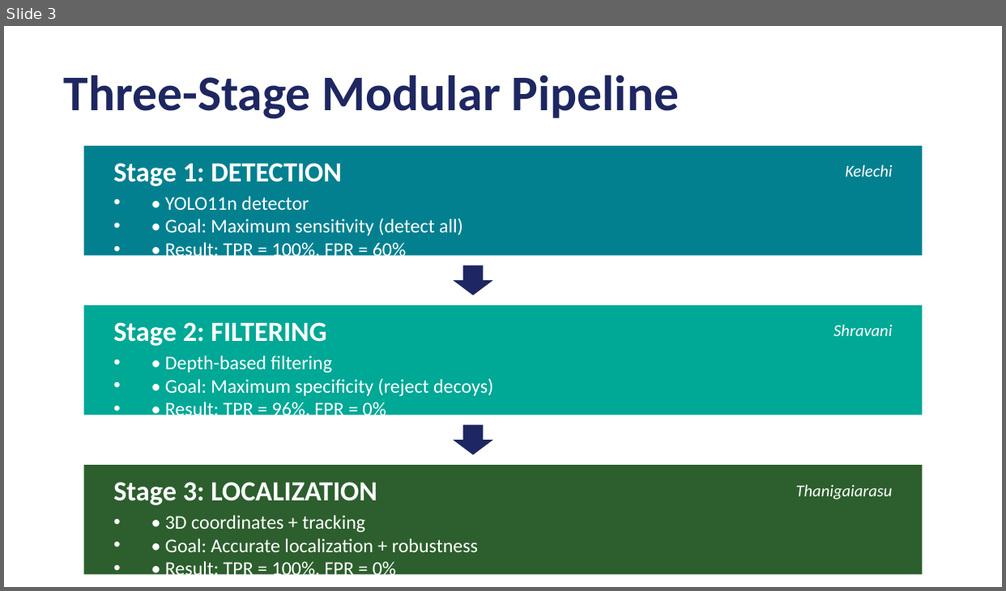
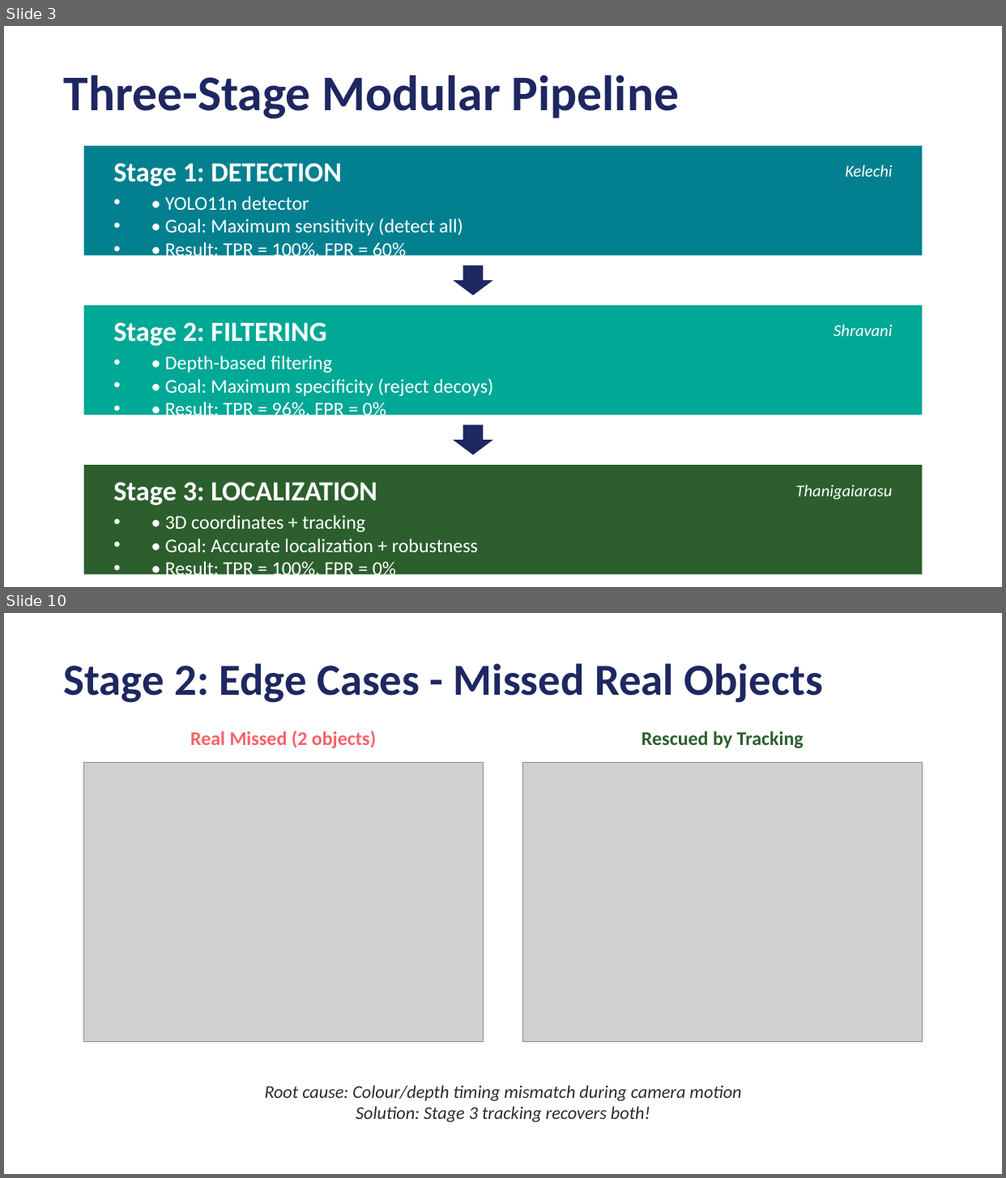
Before and after one commit to ThaniJames/R7020E_Group_7_Object-Detection-and-Localization, a slide deck: Fire_Extinguisher_Detection_Presentation.pptx. Shown one above the other, each under a label of ours: slide 3 before the commit, slides 3 and 10 after it; the slides between them are not shown. The pictures are 1006x591 and 1006x1178 pixels, drawn with LibreOffice and Linux fonts; fonts in the diff are those of the drawing; grey boxes stand for pictures. Boxes give left, top, right and bottom in pixels: in the first picture for what was removed or moved away, otherwise in the second. Text is boxed around its words. In the diff, an @@ line names an element or a change of style, - is before the commit and + after.

```diff
--- a/Fire_Extinguisher_Detection_Presentation.pptx
+++ b/Fire_Extinguisher_Detection_Presentation.pptx
@@ slide 10 added at (4,613,1002,1174), background #FFFFFF @@
@@ text added at (64,663,824,703), 32 pt, text #1E2761, bold @@
+Stage 2: Edge Cases - Missed Real Objects
@@ text added at (190,730,376,748), 14 pt, text #F96167, bold @@
+Real Missed (2 objects)
@@ text added at (641,731,803,748), 14 pt, text #2C5F2D, bold @@
+Rescued by Tracking
@@ picture added at (84,763,483,1042) @@
@@ picture added at (523,763,922,1042) @@
@@ text added at (265,1085,741,1122), 13 pt, text #2C2C2C, italic @@
+Root cause: Colour/depth timing mismatch during camera motion
+Solution: Stage 3 tracking recovers both!
```
Also in this commit, not shown: 4 slides changed, 6 other slides added, 7 slides removed.
